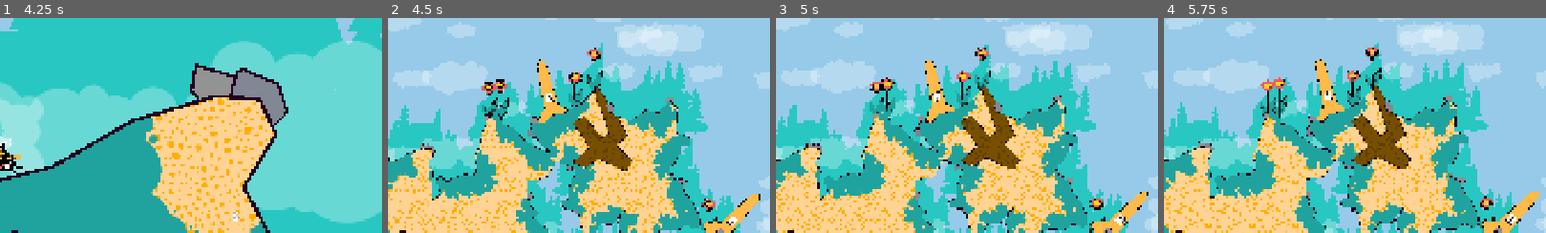
Above: before the commit, frames 1-4 (left to right).
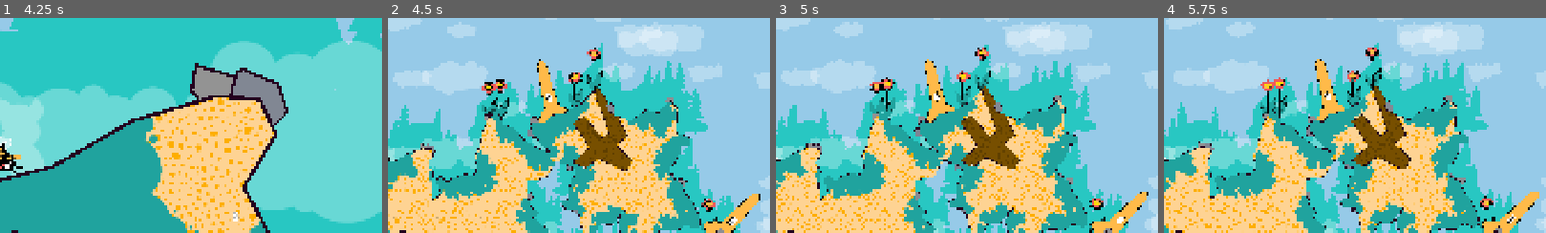
Above: after the commit, the same moments.

Repository: anttihaavikko/slumgum-waggle-dance
Game: Godot game, scene res://Scenes/main.tscn
Same seed, same stepped clock (60 frames per second), same inputs: the game is played once before the commit and once after it.
Inputs (mouse positions are % of the whole screen's width and height, from its top left):
- Up to frame 1 (4.25 s): tap Enter at 0.5 s; move the mouse to (10, 10) at 0.52 s; hold D (right) 0.53-1.28 s; right-click (10, 10) at 0.6 s; click (10, 10) at 0.67 s; move the mouse to (30, 55) at 1.27 s; hold S (brake) 1.28-2.03 s; click (30, 55) at 1.35 s; move the mouse to (60, 28) at 2.02 s; hold D (right) 2.03-2.78 s; hold Shift (shift) 2.03-2.78 s; move the mouse to (45, 70) at 2.77 s; hold W (accelerate) 2.78-3.53 s; tap 1 (slot_1) at 2.85 s; click (45, 70) at 2.92 s; move the mouse to (80, 65) at 3.52 s; hold A (left) from 3.53 s (still down); tap 2 (slot_2) at 3.6 s
- Up to frame 2 (4.5 s): keep holding A (left); move the mouse to (20, 35) at 4.27 s; tap Z at 4.35 s
- Up to frame 3 (5 s): keep holding A (left)
- Up to frame 4 (5.75 s): move the mouse to (55, 50) at 5.02 s; release A (left) at 5.03 s; hold S (brake) from 5.03 s (still down); hold T from 5.03 s (still down); click (55, 50) at 5.17 s
The pictures show only the part of the screen within x 50-100%, y 17-67%; the shares and areas given below are measured in that part.

Frame 1 is identical in both runs. In frame 2, less than 0.1% of the frame differs, in the area x 41-91%, y 35-96%; in frame 3, less than 0.1%, in the area x 40-92%, y 33-97%; in frame 4, less than 0.1%.

Commit message:
Fix poster mirroring and add cafe poster

Diff:
--- a/Scenes/main.tscn
+++ b/Scenes/main.tscn
@@ -117,6 +117,7 @@
 [ext_resource type="Script" uid="uid://40pyvnkqggg6" path="res://Scripts/pickaxe.gd" id="96_ja2pg"]
 [ext_resource type="PackedScene" uid="uid://hbewxyx2g65b" path="res://Scenes/island.tscn" id="100_mfvrx"]
 [ext_resource type="Texture2D" uid="uid://kb0sd0pj8gjq" path="res://Sprites/globes-mask.png" id="101_0fjpc"]
+[ext_resource type="Texture2D" uid="uid://nid1qwygfqey" path="res://Sprites/poster-cafe.png" id="101_xjjvj"]
 [ext_resource type="Shader" uid="uid://7gwbqnj5dg4s" path="res://_Starter/Shaders/wavy.gdshader" id="102_b4mik"]
 [ext_resource type="Script" uid="uid://bm3jrbbu7fesp" path="res://_Starter/Scripts/framerate_display.gd" id="114_ilwxp"]
 [ext_resource type="Script" uid="uid://yycbi8k01fjd" path="res://_Starter/Scripts/notifications.gd" id="116_jab21"]
@@ -1239,15 +1240,17 @@
 position = Vector2(561, 460)
 starter = true
 
+[node name="West Island" parent="." unique_id=578559177 instance=ExtResource("100_mfvrx")]
+position = Vector2(-66547, -478)
+grass_color = Color(0.9372549, 0.35686275, 0.35686275, 1)
+bg_color = Color(0.96910185, 0.4936974, 0.47694802, 1)
+hints = Array[Texture2D]([ExtResource("101_xjjvj")])
+
 [node name="East Island" parent="." unique_id=547865557 instance=ExtResource("100_mfvrx")]
 position = Vector2(47201, -23290)
 grass_color = Color(1, 1, 1, 1)
 bg_color = Color(0.80024856, 0.9327806, 0.99746937, 1)
-
-[node name="West Island" parent="." unique_id=578559177 instance=ExtResource("100_mfvrx")]
-position = Vector2(-66547, -478)
-grass_color = Color(0.9372549, 0.35686275, 0.35686275, 1)
-bg_color = Color(0.96910185, 0.4936974, 0.47694802, 1)
+hints = Array[Texture2D]([])
 
 [node name="CanvasModulate" type="CanvasModulate" parent="." unique_id=1156603943]
 z_index = 20
--- a/Scripts/hut.gd
+++ b/Scripts/hut.gd
@@ -9,6 +9,9 @@
 @export var door: Door
 @export var poster: Sprite2D
 
-func setup(normal: Vector2, hint: Texture2D):
+func setup(normal: Vector2, hint: Texture2D, mirrored: int):
 	rotate(normal.angle() + PI * 0.5 + randf_range(-0.1, 0.1))
-	if poster: poster.texture = hint
+	scale.x = mirrored
+	if poster:
+		poster.scale.x = mirrored
+		poster.texture = hint
--- a/Scripts/island.gd
+++ b/Scripts/island.gd
@@ -191,9 +191,8 @@
 		var prefab = hinters.pick_random() if hints.size() > 0 else huts.pick_random()
 		var hut = prefab.instantiate() as Node2D
 		add_child(hut)
-		hut.scale.x = [1, -1].pick_random()
 		hut.global_position = p
-		hut.setup(ray.get_collision_normal(), hints.pop_front())
+		hut.setup(ray.get_collision_normal(), hints.pop_front(), [1, -1].pick_random())
 	else:
 		spawn_hut(pos + randf_range(-500, 500), tries + 1)
 
Binary file added: Sprites/poster-cafe.png
Not shown, added: Sprites/poster-cafe.png.import
Not shown, changed: Misc/art.afdesign
Not shown, changed: Misc/art.afdesign~lock~
